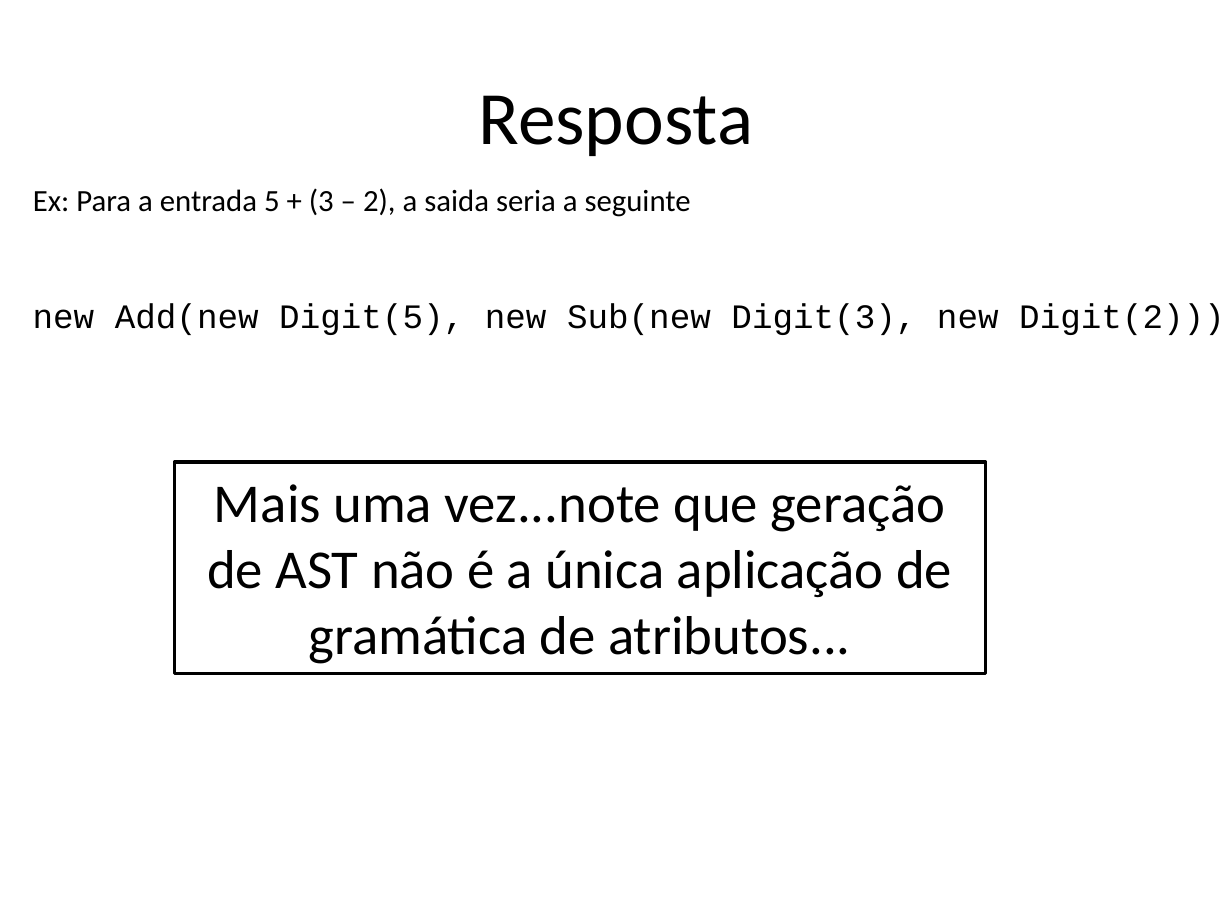
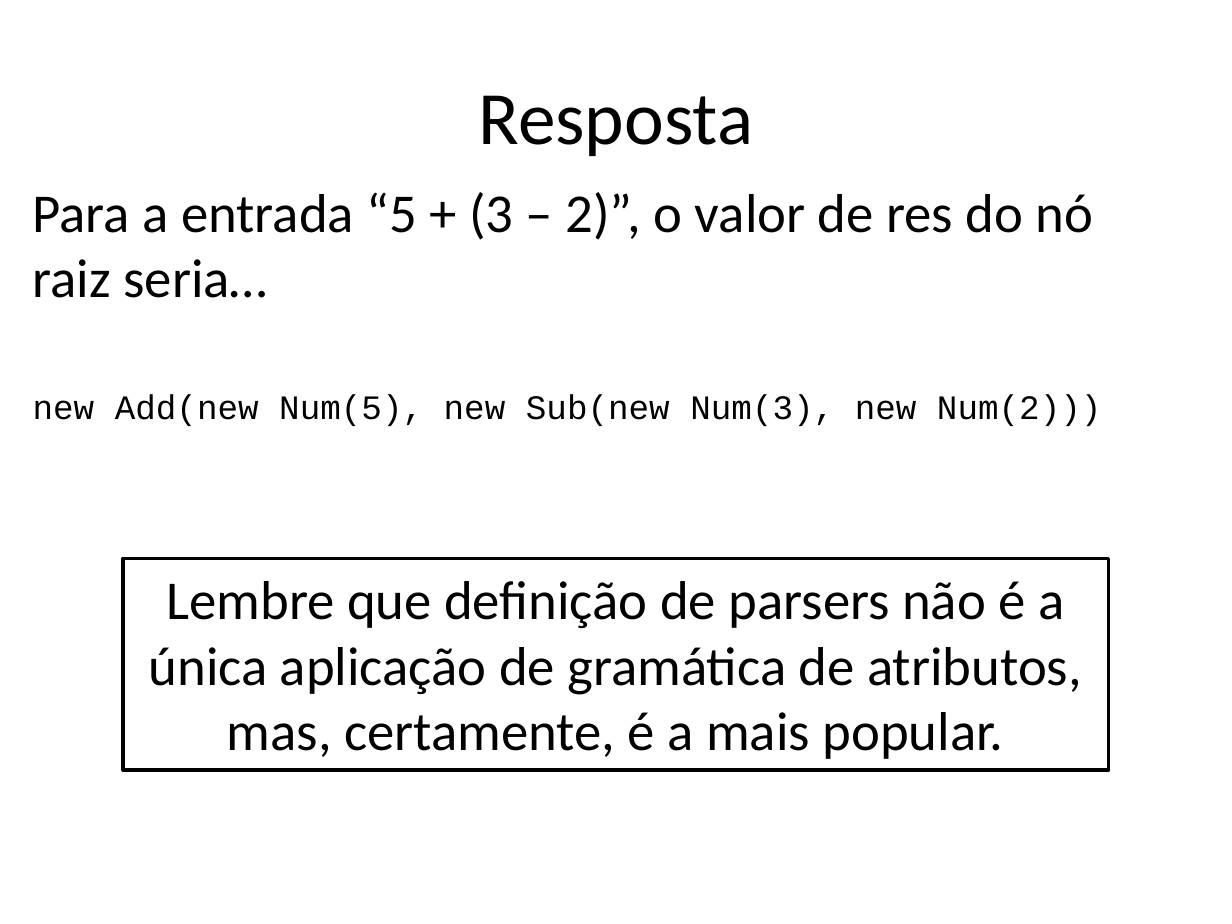
Before and after one commit to damorim/compilers-cin, a slide deck: slide 63 of slides-aulas/analise-sintatica.pptx. Drawn at 1232x924 pixels with LibreOffice and Linux fonts; fonts in the diff are those of the drawing. Boxes give left, top, right and bottom in pixels: in the first picture for what was removed or moved away, otherwise in the second. Text is boxed around its words. In the diff, an @@ line names an element or a change of style, - is before the commit and + after.

Commit message:
changes in slides

```diff
--- a/slides-aulas/analise-sintatica.pptx
+++ b/slides-aulas/analise-sintatica.pptx
@@ text at [33, 192, 1094, 298]: text changed; size 18 to 32 pt @@
-Ex: Para a entrada 5 + (3 – 2), a saida seria a seguinte
+Para a entrada “5 + (3 – 2)”, o valor de res do nó raiz seria…
@@ text at [33, 394, 1101, 426]: text changed @@
-new Add(new Digit(5), new Sub(new Digit(3), new Digit(2)))
+new Add(new Num(5), new Sub(new Num(3), new Num(2)))
@@ rectangle "Lembre que definição de parsers ...": place and size @@
-rectangle "Lembre que definição de parsers ..." at [175, 462, 986, 674]
+rectangle "Lembre que definição de parsers ..." at [123, 558, 1109, 770]
@@ text in rectangle at [149, 581, 1082, 759]: text changed @@
-Mais uma vez...note que geração de AST não é a única aplicação de gramática de atributos...
+Lembre que definição de parsers não é a única aplicação de gramática de atributos, mas, certamente, é a mais popular.
```
Also in this commit, not shown: 6 other slides changed, 1 other file.
